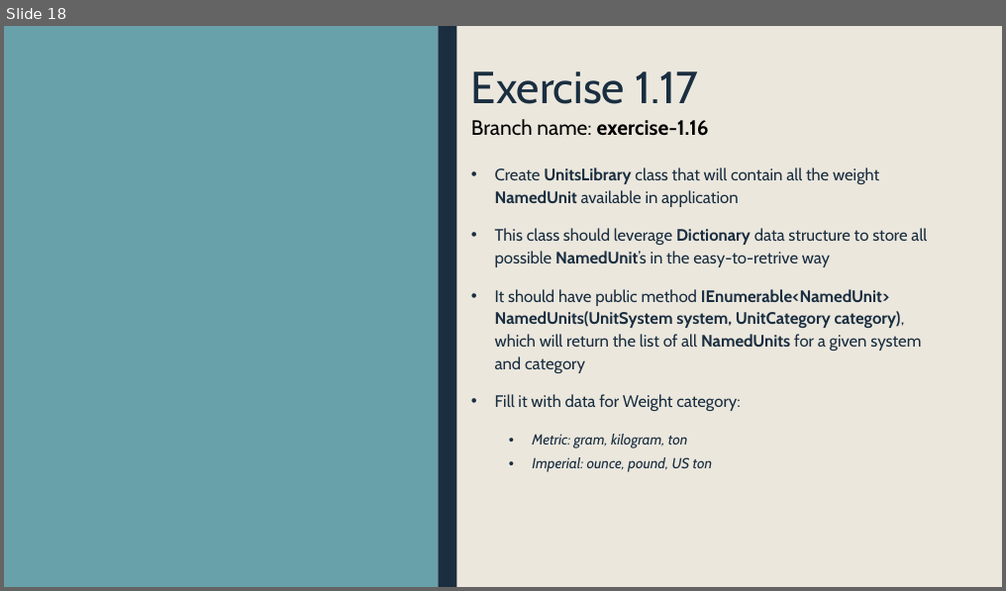
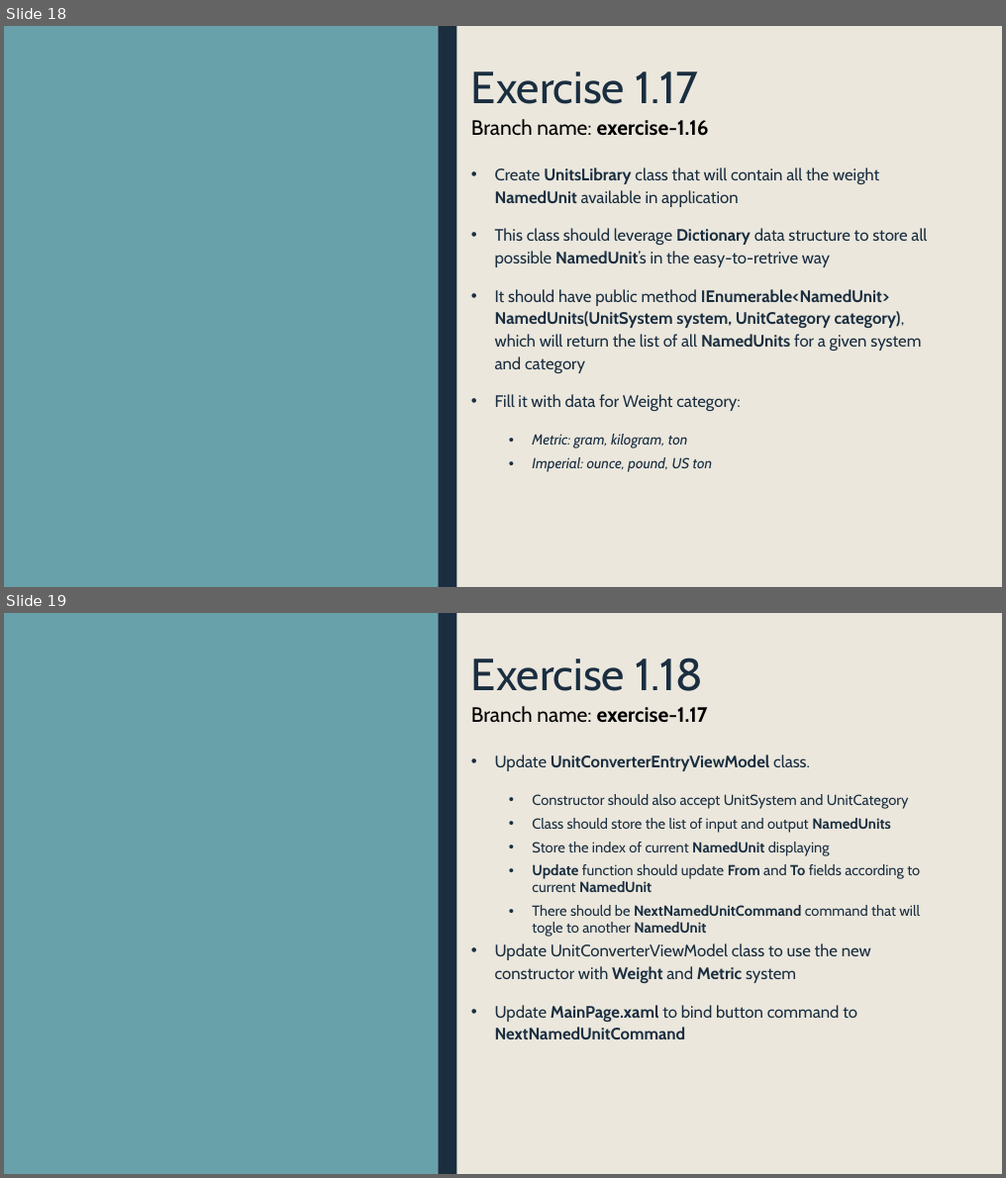
Before and after one commit to krajniak/PumConverter, a slide deck: exercises.pptx. Shown one above the other, each under a label of ours: slide 18 before the commit, slides 18 and 19 after it. The pictures are 1006x591 and 1006x1178 pixels, drawn with LibreOffice and Linux fonts; fonts in the diff are those of the drawing. Boxes give left, top, right and bottom in pixels: in the first picture for what was removed or moved away, otherwise in the second. Text is boxed around its words. In the diff, an @@ line names an element or a change of style, - is before the commit and + after.

Commit message:
Toggling of units added

```diff
--- a/exercises.pptx
+++ b/exercises.pptx
@@ slide 19 added at (4,613,1002,1174), background #EBE7DD; not listed: 2 template elements that a slide beside it also shows @@
@@ title added at (471,658,702,691), 43.2 pt, text #1A2E40 @@
+Exercise 1.18
@@ text added at (471,706,708,723), 20 pt, text #000000, bold @@
+Branch name: exercise-1.17
@@ text added at (495,755,920,1040), 14 pt, text #1A2E40 @@
+• Update UnitConverterEntryViewModel class.
+  • Constructor should also accept UnitSystem and UnitCategory
+  • Class should store the list of input and output NamedUnits
+  • Store the index of current NamedUnit displaying
+  • Update function should update From and To fields according to current NamedUnit
+  • There should be NextNamedUnitCommand command that will togle to another NamedUnit
+• Update UnitConverterViewModel class to use the new constructor with Weight and Metric system
+• Update MainPage.xaml to bind button command to NextNamedUnitCommand
```
Also in this commit, not shown: 3 other files.
